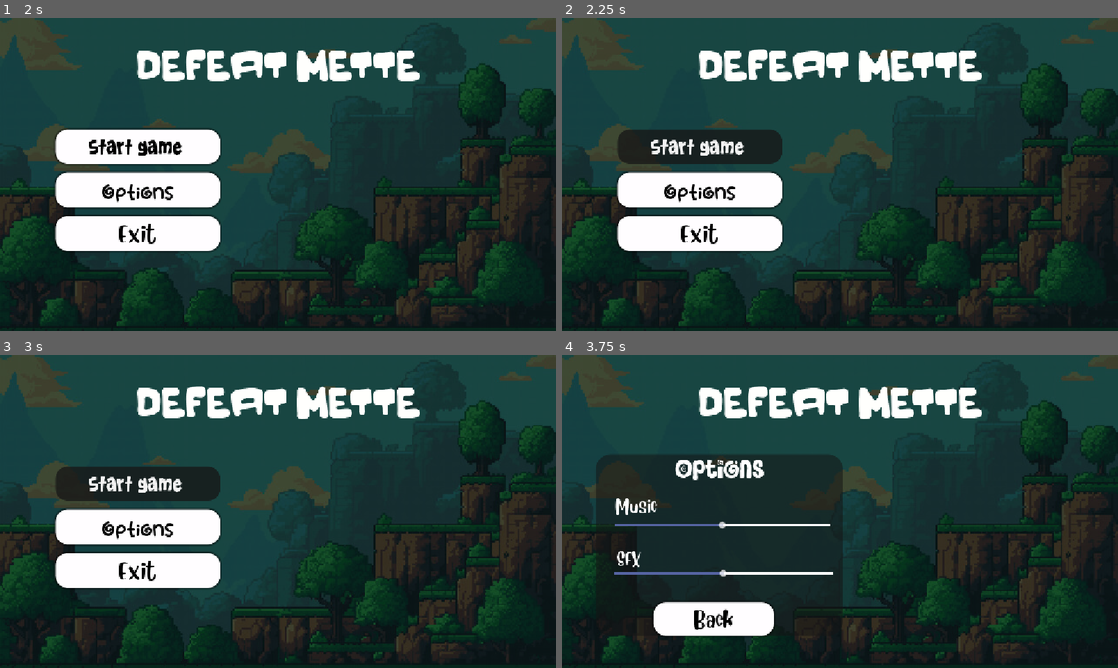
Above: before the commit, frames 1-4 (two rows, left to right).
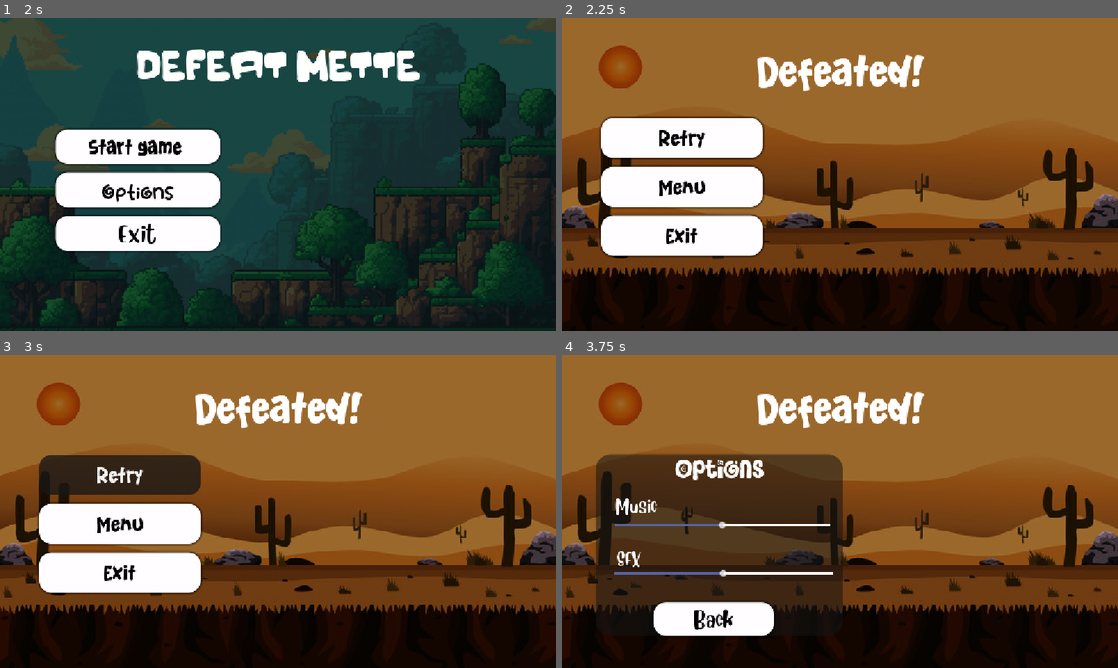
Above: after the commit, the same moments.

Repository: luellablucalpa-web/MiniEksamensprojekt-
Game: Godot game, scene res://Scenes/main_menu.tscn
Same seed, same stepped clock (60 frames per second), same inputs: the game is played once before the commit and once after it.
Inputs (mouse positions are in pixels of both pictures, inside the frame that each line leads up to):
- Up to frame 1 (2 s): click "Options" at 0.5 s; click "Back" at 1.25 s
- Up to frame 2 (2.25 s): click "Start game" at 2 s
- Up to frame 3 (3 s): click (122, 473) at 2.75 s, where only the run after the commit has a clickable "Retry"
- Up to frame 4 (3.75 s): click (684, 524) at 3.5 s, where only the run after the commit has a clickable "Menu"

Frame 1 is identical in both runs. In frame 2, 90% of the frame differs, in the area x 0-100%, y 0-100%; in frame 3, 89%; in frame 4, 89%.

Commit message:
With lose and win scenes

Diff:
--- /dev/null
+++ b/mini-eksamensprojekt/Scenes/Defeated.tscn
@@ -0,0 +1,301 @@
+[gd_scene format=3 uid="uid://b2ythbsh1dbrl"]
+
+[ext_resource type="Script" uid="uid://s5j1ds0xv460" path="res://Scripts/defeated.gd" id="1_akxo7"]
+[ext_resource type="Texture2D" uid="uid://ncgxpfpgac1" path="res://background died.jpg" id="1_yfebc"]
+[ext_resource type="FontFile" uid="uid://b8plwnnlecdob" path="res://Fonts/Batolah.otf" id="2_akxo7"]
+[ext_resource type="FontFile" uid="uid://d36gylhvvevp3" path="res://Fonts/Blueberry Personal Use Only.ttf" id="3_68a0p"]
+[ext_resource type="FontFile" uid="uid://bjnasytw608yg" path="res://Fonts/Bing Boss.otf" id="4_w1657"]
+[ext_resource type="Script" uid="uid://b6x20ama8x716" path="res://Scripts/audio_control.gd" id="6_ssowm"]
+[ext_resource type="Script" uid="uid://b5njmanow4kqg" path="res://Scripts/sfx_control.gd" id="7_vmfe7"]
+[ext_resource type="AudioStream" uid="uid://chyt133ai1keq" path="res://Audio/viacheslavstarostin-game-gaming-video-game-music-471936.mp3" id="8_ssowm"]
+
+[sub_resource type="StyleBoxTexture" id="StyleBoxTexture_len14"]
+texture = ExtResource("1_yfebc")
+modulate_color = Color(0.67240465, 0.5484236, 0.62642854, 1)
+
+[sub_resource type="StyleBoxFlat" id="StyleBoxFlat_tm5ly"]
+bg_color = Color(1, 0.99, 1, 1)
+corner_radius_top_left = 25
+corner_radius_top_right = 25
+corner_radius_bottom_right = 25
+corner_radius_bottom_left = 25
+shadow_size = 5
+
+[sub_resource type="StyleBoxFlat" id="StyleBoxFlat_yfebc"]
+corner_radius_top_left = 25
+corner_radius_top_right = 25
+corner_radius_bottom_right = 25
+corner_radius_bottom_left = 25
+
+[sub_resource type="StyleBoxFlat" id="StyleBoxFlat_akxo7"]
+bg_color = Color(0.09112144, 0.09112146, 0.09112144, 0.78431374)
+corner_radius_top_left = 25
+corner_radius_top_right = 25
+corner_radius_bottom_right = 25
+corner_radius_bottom_left = 25
+
+[sub_resource type="StyleBoxFlat" id="StyleBoxFlat_ka3l1"]
+bg_color = Color(0.08, 0.08, 0.08, 0.54509807)
+corner_radius_top_left = 30
+corner_radius_top_right = 30
+corner_radius_bottom_right = 30
+corner_radius_bottom_left = 30
+
+[sub_resource type="StyleBoxFlat" id="StyleBoxFlat_hgjwc"]
+bg_color = Color(1, 0.99, 1, 1)
+corner_radius_top_left = 25
+corner_radius_top_right = 25
+corner_radius_bottom_right = 25
+corner_radius_bottom_left = 25
+shadow_size = 5
+
+[sub_resource type="StyleBoxFlat" id="StyleBoxFlat_mqvjc"]
+corner_radius_top_left = 25
+corner_radius_top_right = 25
+corner_radius_bottom_right = 25
+corner_radius_bottom_left = 25
+
+[sub_resource type="StyleBoxFlat" id="StyleBoxFlat_huwpu"]
+bg_color = Color(0.09, 0.09, 0.09, 0.8862745)
+corner_radius_top_left = 25
+corner_radius_top_right = 25
+corner_radius_bottom_right = 25
+corner_radius_bottom_left = 25
+
+[sub_resource type="StyleBoxLine" id="StyleBoxLine_f0uth"]
+color = Color(1, 1, 1, 1)
+thickness = 6
+
+[sub_resource type="StyleBoxLine" id="StyleBoxLine_2aksl"]
+color = Color(0.33919996, 0.39434662, 0.64, 1)
+thickness = 6
+
+[sub_resource type="StyleBoxLine" id="StyleBoxLine_wthep"]
+color = Color(1, 1, 1, 1)
+thickness = 6
+
+[node name="Control" type="Control" unique_id=1888801576]
+layout_mode = 3
+anchors_preset = 15
+anchor_right = 1.0
+anchor_bottom = 1.0
+grow_horizontal = 2
+grow_vertical = 2
+script = ExtResource("1_akxo7")
+
+[node name="Background" type="Panel" parent="." unique_id=794518709]
+texture_filter = 1
+layout_mode = 1
+anchors_preset = 15
+anchor_right = 1.0
+anchor_bottom = 1.0
+grow_horizontal = 2
+grow_vertical = 2
+theme_override_styles/panel = SubResource("StyleBoxTexture_len14")
+
+[node name="Label" type="Label" parent="." unique_id=509530158]
+texture_filter = 1
+layout_mode = 1
+anchors_preset = 5
+anchor_left = 0.5
+anchor_right = 0.5
+offset_left = -173.0
+offset_top = 62.0
+offset_right = 174.0
+offset_bottom = 156.0
+grow_horizontal = 2
+theme_override_fonts/font = ExtResource("2_akxo7")
+theme_override_font_sizes/font_size = 80
+text = "Defeated!"
+
+[node name="DefeatedButtons" type="VBoxContainer" parent="." unique_id=1393375795]
+layout_mode = 1
+anchors_preset = 8
+anchor_left = 0.5
+anchor_top = 0.5
+anchor_right = 0.5
+anchor_bottom = 0.5
+offset_left = -495.0
+offset_top = -117.0
+offset_right = -160.0
+offset_bottom = 168.0
+grow_horizontal = 2
+grow_vertical = 2
+theme_override_constants/separation = 18
+
+[node name="Retry" type="Button" parent="DefeatedButtons" unique_id=1452984201]
+texture_filter = 1
+layout_mode = 2
+size_flags_vertical = 3
+theme_override_colors/font_color = Color(0, 0, 0, 1)
+theme_override_constants/h_separation = 7
+theme_override_fonts/font = ExtResource("2_akxo7")
+theme_override_font_sizes/font_size = 40
+theme_override_styles/normal = SubResource("StyleBoxFlat_tm5ly")
+theme_override_styles/pressed = SubResource("StyleBoxFlat_yfebc")
+theme_override_styles/hover = SubResource("StyleBoxFlat_akxo7")
+text = "Retry"
+
+[node name="Menu" type="Button" parent="DefeatedButtons" unique_id=1377140985]
+texture_filter = 1
+layout_mode = 2
+size_flags_vertical = 3
+theme_override_colors/font_color = Color(0, 0, 0, 1)
+theme_override_constants/h_separation = 7
+theme_override_fonts/font = ExtResource("2_akxo7")
+theme_override_font_sizes/font_size = 40
+theme_override_styles/normal = SubResource("StyleBoxFlat_tm5ly")
+theme_override_styles/pressed = SubResource("StyleBoxFlat_yfebc")
+theme_override_styles/hover = SubResource("StyleBoxFlat_akxo7")
+text = "Menu"
+
+[node name="Exit" type="Button" parent="DefeatedButtons" unique_id=1675817824]
+texture_filter = 1
+layout_mode = 2
+size_flags_vertical = 3
+theme_override_colors/font_color = Color(0, 0, 0, 1)
+theme_override_constants/h_separation = 7
+theme_override_fonts/font = ExtResource("2_akxo7")
+theme_override_font_sizes/font_size = 40
+theme_override_styles/normal = SubResource("StyleBoxFlat_tm5ly")
+theme_override_styles/pressed = SubResource("StyleBoxFlat_yfebc")
+theme_override_styles/hover = SubResource("StyleBoxFlat_akxo7")
+text = "Exit"
+
+[node name="Settings" type="Panel" parent="." unique_id=1477646030]
+layout_mode = 1
+anchors_preset = 8
+anchor_left = 0.5
+anchor_top = 0.5
+anchor_right = 0.5
+anchor_bottom = 0.5
+offset_left = -506.0
+offset_top = -118.0
+offset_right = 6.0
+offset_bottom = 257.0
+grow_horizontal = 2
+grow_vertical = 2
+theme_override_styles/panel = SubResource("StyleBoxFlat_ka3l1")
+
+[node name="Optionstitel" type="Label" parent="Settings" unique_id=1224706877]
+texture_filter = 1
+layout_mode = 1
+anchors_preset = 5
+anchor_left = 0.5
+anchor_right = 0.5
+offset_left = -254.0
+offset_right = 254.0
+offset_bottom = 79.0
+grow_horizontal = 2
+theme_override_fonts/font = ExtResource("4_w1657")
+theme_override_font_sizes/font_size = 50
+text = "Options"
+horizontal_alignment = 1
+
+[node name="Back" type="Button" parent="Settings" unique_id=1074463030]
+texture_filter = 1
+layout_mode = 1
+anchors_preset = 7
+anchor_left = 0.5
+anchor_top = 1.0
+anchor_right = 0.5
+anchor_bottom = 1.0
+offset_left = -136.0
+offset_top = -69.0
+offset_right = 113.0
+grow_horizontal = 2
+grow_vertical = 0
+size_flags_vertical = 3
+theme_override_colors/font_color = Color(0, 0, 0, 1)
+theme_override_constants/h_separation = 7
+theme_override_fonts/font = ExtResource("3_68a0p")
+theme_override_font_sizes/font_size = 35
+theme_override_styles/normal = SubResource("StyleBoxFlat_hgjwc")
+theme_override_styles/pressed = SubResource("StyleBoxFlat_mqvjc")
+theme_override_styles/hover = SubResource("StyleBoxFlat_huwpu")
+text = "Back
+"
+
+[node name="Music" type="Label" parent="Settings" unique_id=827319002]
+texture_filter = 1
+layout_mode = 1
+anchors_preset = -1
+anchor_left = 0.16800001
+anchor_top = 0.28500003
+anchor_right = 0.16800001
+anchor_bottom = 0.28500003
+offset_left = -46.016006
+offset_top = -17.875008
+offset_right = 45.983994
+offset_bottom = 18.124992
+theme_override_fonts/font = ExtResource("3_68a0p")
+theme_override_font_sizes/font_size = 30
+text = "Music"
+
+[node name="MusicControl" type="HSlider" parent="Settings" unique_id=2116199082]
+layout_mode = 1
+anchors_preset = -1
+anchor_left = 0.5
+anchor_top = 0.41300002
+anchor_right = 0.5
+anchor_bottom = 0.41300002
+offset_left = -216.0
+offset_top = -34.875
+offset_right = 228.0
+offset_bottom = 18.125
+grow_horizontal = 2
+grow_vertical = 2
+theme_override_styles/slider = SubResource("StyleBoxLine_f0uth")
+theme_override_styles/grabber_area = SubResource("StyleBoxLine_2aksl")
+theme_override_styles/grabber_area_highlight = SubResource("StyleBoxLine_2aksl")
+max_value = 1.0
+step = 0.05
+value = 0.5
+script = ExtResource("6_ssowm")
+audio_bus_name = "Music"
+
+[node name="SFXControl" type="HSlider" parent="Settings" unique_id=1385937984]
+layout_mode = 1
+anchors_preset = 10
+anchor_right = 1.0
+offset_left = 38.0
+offset_top = 215.0
+offset_right = -21.0
+offset_bottom = 277.0
+grow_horizontal = 2
+theme_override_styles/slider = SubResource("StyleBoxLine_wthep")
+theme_override_styles/grabber_area = SubResource("StyleBoxLine_2aksl")
+theme_override_styles/grabber_area_highlight = SubResource("StyleBoxLine_2aksl")
+max_value = 1.0
+step = 0.05
+value = 0.5
+script = ExtResource("7_vmfe7")
+audio_bus_name = "SFX"
+
+[node name="Label" type="Label" parent="Settings" unique_id=1484927634]
+texture_filter = 1
+layout_mode = 1
+anchors_preset = -1
+anchor_left = 0.136
+anchor_top = 0.573
+anchor_right = 0.136
+anchor_bottom = 0.573
+offset_left = -25.632004
+offset_top = -17.875
+offset_right = 25.367996
+offset_bottom = 18.125
+theme_override_fonts/font = ExtResource("3_68a0p")
+theme_override_font_sizes/font_size = 30
+text = "SFX"
+
+[node name="AudioStreamPlayer" type="AudioStreamPlayer" parent="." unique_id=189785504]
+stream = ExtResource("8_ssowm")
+autoplay = true
+bus = &"Music"
+
+[connection signal="pressed" from="DefeatedButtons/Retry" to="." method="_on_retry_pressed"]
+[connection signal="pressed" from="DefeatedButtons/Menu" to="." method="_on_menu_pressed"]
+[connection signal="pressed" from="DefeatedButtons/Exit" to="." method="_on_exit_pressed"]
+[connection signal="pressed" from="Settings/Back" to="." method="_on_back_pressed"]
+[connection signal="value_changed" from="Settings/MusicControl" to="Settings/MusicControl" method="_on_value_changed"]
+[connection signal="value_changed" from="Settings/SFXControl" to="Settings/SFXControl" method="_on_value_changed"]
--- /dev/null
+++ b/mini-eksamensprojekt/Scenes/YouWin.tscn
@@ -0,0 +1,295 @@
+[gd_scene format=3 uid="uid://b1emr41vtx3wm"]
+
+[ext_resource type="Script" uid="uid://xis3hj2ij1m2" path="res://Scenes/you_win.gd" id="1_mk7mp"]
+[ext_resource type="Texture2D" uid="uid://dc5ld5eexgo0d" path="res://360_F_831988205_ciQDkxbr71CavhwZKYPdlPopTTjqwCDE.jpg" id="2_krre8"]
+[ext_resource type="FontFile" uid="uid://bjnasytw608yg" path="res://Fonts/Bing Boss.otf" id="3_4swim"]
+[ext_resource type="AudioStream" uid="uid://chyt133ai1keq" path="res://Audio/viacheslavstarostin-game-gaming-video-game-music-471936.mp3" id="4_lhdbq"]
+[ext_resource type="FontFile" uid="uid://b8plwnnlecdob" path="res://Fonts/Batolah.otf" id="5_2snqa"]
+[ext_resource type="FontFile" uid="uid://d36gylhvvevp3" path="res://Fonts/Blueberry Personal Use Only.ttf" id="6_op5km"]
+[ext_resource type="Script" uid="uid://b6x20ama8x716" path="res://Scripts/audio_control.gd" id="7_bo2x7"]
+[ext_resource type="Script" uid="uid://b5njmanow4kqg" path="res://Scripts/sfx_control.gd" id="8_vjlgg"]
+
+[sub_resource type="StyleBoxTexture" id="StyleBoxTexture_1bf6o"]
+texture = ExtResource("2_krre8")
+modulate_color = Color(0.38922495, 0.72882825, 0.8364191, 0.7529412)
+
+[sub_resource type="StyleBoxFlat" id="StyleBoxFlat_15v33"]
+bg_color = Color(1, 0.99, 1, 1)
+corner_radius_top_left = 25
+corner_radius_top_right = 25
+corner_radius_bottom_right = 25
+corner_radius_bottom_left = 25
+shadow_size = 5
+
+[sub_resource type="StyleBoxFlat" id="StyleBoxFlat_nu2xh"]
+corner_radius_top_left = 25
+corner_radius_top_right = 25
+corner_radius_bottom_right = 25
+corner_radius_bottom_left = 25
+
+[sub_resource type="StyleBoxFlat" id="StyleBoxFlat_m5yci"]
+bg_color = Color(0.09112144, 0.09112146, 0.09112144, 0.78431374)
+corner_radius_top_left = 25
+corner_radius_top_right = 25
+corner_radius_bottom_right = 25
+corner_radius_bottom_left = 25
+
+[sub_resource type="StyleBoxFlat" id="StyleBoxFlat_22l35"]
+bg_color = Color(0.08, 0.08, 0.08, 0.54509807)
+corner_radius_top_left = 30
+corner_radius_top_right = 30
+corner_radius_bottom_right = 30
+corner_radius_bottom_left = 30
+
+[sub_resource type="StyleBoxFlat" id="StyleBoxFlat_ddh8r"]
+bg_color = Color(1, 0.99, 1, 1)
+corner_radius_top_left = 25
+corner_radius_top_right = 25
+corner_radius_bottom_right = 25
+corner_radius_bottom_left = 25
+shadow_size = 5
+
+[sub_resource type="StyleBoxFlat" id="StyleBoxFlat_adgjv"]
+corner_radius_top_left = 25
+corner_radius_top_right = 25
+corner_radius_bottom_right = 25
+corner_radius_bottom_left = 25
+
+[sub_resource type="StyleBoxFlat" id="StyleBoxFlat_rsd3y"]
+bg_color = Color(0.09, 0.09, 0.09, 0.8862745)
+corner_radius_top_left = 25
+corner_radius_top_right = 25
+corner_radius_bottom_right = 25
+corner_radius_bottom_left = 25
+
+[sub_resource type="StyleBoxLine" id="StyleBoxLine_3w5o0"]
+color = Color(1, 1, 1, 1)
+thickness = 6
+
+[sub_resource type="StyleBoxLine" id="StyleBoxLine_mhs6w"]
+color = Color(0.33919996, 0.39434662, 0.64, 1)
+thickness = 6
+
+[sub_resource type="StyleBoxLine" id="StyleBoxLine_51r5o"]
+color = Color(1, 1, 1, 1)
+thickness = 6
+
+[node name="Control" type="Control" unique_id=292585434]
+layout_mode = 3
+anchors_preset = 15
+anchor_right = 1.0
+anchor_bottom = 1.0
+grow_horizontal = 2
+grow_vertical = 2
+script = ExtResource("1_mk7mp")
+
+[node name="Panel" type="Panel" parent="." unique_id=1967018845]
+layout_mode = 1
+anchors_preset = 15
+anchor_right = 1.0
+anchor_bottom = 1.0
+grow_horizontal = 2
+grow_vertical = 2
+theme_override_styles/panel = SubResource("StyleBoxTexture_1bf6o")
+
+[node name="Label" type="Label" parent="." unique_id=1153011969]
+layout_mode = 0
+offset_left = 366.0
+offset_top = 50.0
+offset_right = 804.0
+offset_bottom = 174.0
+theme_override_fonts/font = ExtResource("3_4swim")
+theme_override_font_sizes/font_size = 100
+text = "You won!"
+
+[node name="AudioStreamPlayer" type="AudioStreamPlayer" parent="." unique_id=23822984]
+stream = ExtResource("4_lhdbq")
+autoplay = true
+bus = &"Music"
+
+[node name="YouwinButtons" type="VBoxContainer" parent="." unique_id=90563962]
+layout_mode = 1
+anchors_preset = 8
+anchor_left = 0.5
+anchor_top = 0.5
+anchor_right = 0.5
+anchor_bottom = 0.5
+offset_left = -495.0
+offset_top = -117.0
+offset_right = -160.0
+offset_bottom = 168.0
+grow_horizontal = 2
+grow_vertical = 2
+theme_override_constants/separation = 18
+
+[node name="Retry" type="Button" parent="YouwinButtons" unique_id=1432394772]
+texture_filter = 1
+layout_mode = 2
+size_flags_vertical = 3
+theme_override_colors/font_color = Color(0, 0, 0, 1)
+theme_override_constants/h_separation = 7
+theme_override_fonts/font = ExtResource("5_2snqa")
+theme_override_font_sizes/font_size = 40
+theme_override_styles/normal = SubResource("StyleBoxFlat_15v33")
+theme_override_styles/pressed = SubResource("StyleBoxFlat_nu2xh")
+theme_override_styles/hover = SubResource("StyleBoxFlat_m5yci")
+text = "Next"
+
+[node name="Menu" type="Button" parent="YouwinButtons" unique_id=1617595352]
+texture_filter = 1
+layout_mode = 2
+size_flags_vertical = 3
+theme_override_colors/font_color = Color(0, 0, 0, 1)
+theme_override_constants/h_separation = 7
+theme_override_fonts/font = ExtResource("5_2snqa")
+theme_override_font_sizes/font_size = 40
+theme_override_styles/normal = SubResource("StyleBoxFlat_15v33")
+theme_override_styles/pressed = SubResource("StyleBoxFlat_nu2xh")
+theme_override_styles/hover = SubResource("StyleBoxFlat_m5yci")
+text = "Menu"
+
+[node name="Exit" type="Button" parent="YouwinButtons" unique_id=524516790]
+texture_filter = 1
+layout_mode = 2
+size_flags_vertical = 3
+theme_override_colors/font_color = Color(0, 0, 0, 1)
+theme_override_constants/h_separation = 7
+theme_override_fonts/font = ExtResource("5_2snqa")
+theme_override_font_sizes/font_size = 40
+theme_override_styles/normal = SubResource("StyleBoxFlat_15v33")
+theme_override_styles/pressed = SubResource("StyleBoxFlat_nu2xh")
+theme_override_styles/hover = SubResource("StyleBoxFlat_m5yci")
+text = "Exit"
+
+[node name="Settings" type="Panel" parent="." unique_id=213211915]
+layout_mode = 1
+anchors_preset = 8
+anchor_left = 0.5
+anchor_top = 0.5
+anchor_right = 0.5
+anchor_bottom = 0.5
+offset_left = -506.0
+offset_top = -118.0
+offset_right = 6.0
+offset_bottom = 257.0
+grow_horizontal = 2
+grow_vertical = 2
+theme_override_styles/panel = SubResource("StyleBoxFlat_22l35")
+
+[node name="Optionstitel" type="Label" parent="Settings" unique_id=977493934]
+texture_filter = 1
+layout_mode = 1
+anchors_preset = 5
+anchor_left = 0.5
+anchor_right = 0.5
+offset_left = -254.0
+offset_right = 254.0
+offset_bottom = 79.0
+grow_horizontal = 2
+theme_override_fonts/font = ExtResource("3_4swim")
+theme_override_font_sizes/font_size = 50
+text = "Options"
+horizontal_alignment = 1
+
+[node name="Back" type="Button" parent="Settings" unique_id=1058949579]
+texture_filter = 1
+layout_mode = 1
+anchors_preset = 7
+anchor_left = 0.5
+anchor_top = 1.0
+anchor_right = 0.5
+anchor_bottom = 1.0
+offset_left = -136.0
+offset_top = -69.0
+offset_right = 113.0
+grow_horizontal = 2
+grow_vertical = 0
+size_flags_vertical = 3
+theme_override_colors/font_color = Color(0, 0, 0, 1)
+theme_override_constants/h_separation = 7
+theme_override_fonts/font = ExtResource("6_op5km")
+theme_override_font_sizes/font_size = 35
+theme_override_styles/normal = SubResource("StyleBoxFlat_ddh8r")
+theme_override_styles/pressed = SubResource("StyleBoxFlat_adgjv")
+theme_override_styles/hover = SubResource("StyleBoxFlat_rsd3y")
+text = "Back
+"
+
+[node name="Music" type="Label" parent="Settings" unique_id=1913453205]
+texture_filter = 1
+layout_mode = 1
+anchors_preset = -1
+anchor_left = 0.16800001
+anchor_top = 0.28500003
+anchor_right = 0.16800001
+anchor_bottom = 0.28500003
+offset_left = -46.016006
+offset_top = -17.875008
+offset_right = 45.983994
+offset_bottom = 18.124992
+theme_override_fonts/font = ExtResource("6_op5km")
+theme_override_font_sizes/font_size = 30
+text = "Music"
+
+[node name="MusicControl" type="HSlider" parent="Settings" unique_id=999367305]
+layout_mode = 1
+anchors_preset = -1
+anchor_left = 0.5
+anchor_top = 0.41300002
+anchor_right = 0.5
+anchor_bottom = 0.41300002
+offset_left = -216.0
+offset_top = -34.875
+offset_right = 228.0
+offset_bottom = 18.125
+grow_horizontal = 2
+grow_vertical = 2
+theme_override_styles/slider = SubResource("StyleBoxLine_3w5o0")
+theme_override_styles/grabber_area = SubResource("StyleBoxLine_mhs6w")
+theme_override_styles/grabber_area_highlight = SubResource("StyleBoxLine_mhs6w")
+max_value = 1.0
+step = 0.05
+value = 0.5
+script = ExtResource("7_bo2x7")
+audio_bus_name = "Music"
+
+[node name="SFXControl" type="HSlider" parent="Settings" unique_id=159788824]
+layout_mode = 1
+anchors_preset = 10
+anchor_right = 1.0
+offset_left = 38.0
+offset_top = 215.0
+offset_right = -21.0
+offset_bottom = 277.0
+grow_horizontal = 2
+theme_override_styles/slider = SubResource("StyleBoxLine_51r5o")
+theme_override_styles/grabber_area = SubResource("StyleBoxLine_mhs6w")
+theme_override_styles/grabber_area_highlight = SubResource("StyleBoxLine_mhs6w")
+max_value = 1.0
+step = 0.05
+value = 0.5
+script = ExtResource("8_vjlgg")
+audio_bus_name = "SFX"
+
+[node name="Label" type="Label" parent="Settings" unique_id=1372681014]
+texture_filter = 1
+layout_mode = 1
+anchors_preset = -1
+anchor_left = 0.136
+anchor_top = 0.573
+anchor_right = 0.136
+anchor_bottom = 0.573
+offset_left = -25.632004
+offset_top = -17.875
+offset_right = 25.367996
+offset_bottom = 18.125
+theme_override_fonts/font = ExtResource("6_op5km")
+theme_override_font_sizes/font_size = 30
+text = "SFX"
+
+[connection signal="pressed" from="YouwinButtons/Retry" to="." method="_on_retry_pressed"]
+[connection signal="pressed" from="YouwinButtons/Menu" to="." method="_on_menu_pressed"]
+[connection signal="pressed" from="YouwinButtons/Exit" to="." method="_on_exit_pressed"]
+[connection signal="pressed" from="Settings/Back" to="." method="_on_back_pressed"]
+[connection signal="value_changed" from="Settings/MusicControl" to="Settings/MusicControl" method="_on_value_changed"]
+[connection signal="value_changed" from="Settings/SFXControl" to="Settings/SFXControl" method="_on_value_changed"]
--- /dev/null
+++ b/mini-eksamensprojekt/Scenes/you_win.gd
@@ -0,0 +1,31 @@
+extends Control
+@onready var youwin_buttons: VBoxContainer = $YouwinButtons
+@onready var settings: Panel = $Settings
+
+
+# Called every frame. 'delta' is the elapsed time since the previous frame.
+func _process(delta: float) -> void:
+	pass
+
+
+# Called when the node enters the scene tree for the first time.
+func _ready() -> void:
+	youwin_buttons.visible = true
+	settings.visible = false
+
+
+func _on_exit_pressed() -> void:
+		get_tree().quit()
+
+
+func _on_retry_pressed() -> void:
+	pass # Replace with function body.
+
+
+func _on_menu_pressed() -> void:
+	youwin_buttons.visible = false
+	settings.visible = true
+
+
+func _on_back_pressed() -> void:
+	_ready()
--- /dev/null
+++ b/mini-eksamensprojekt/Scripts/defeated.gd
@@ -0,0 +1,31 @@
+extends Control
+@onready var defeated_buttons: VBoxContainer = $DefeatedButtons
+@onready var settings: Panel = $Settings
+
+
+# Called every frame. 'delta' is the elapsed time since the previous frame.
+func _process(delta: float) -> void:
+	pass
+
+
+# Called when the node enters the scene tree for the first time.
+func _ready() -> void:
+	defeated_buttons.visible = true
+	settings.visible = false
+
+
+func _on_exit_pressed() -> void:
+		get_tree().quit()
+
+
+func _on_retry_pressed() -> void:
+	pass # Replace with function body.
+
+
+func _on_menu_pressed() -> void:
+	defeated_buttons.visible = false
+	settings.visible = true
+
+
+func _on_back_pressed() -> void:
+	_ready()
--- a/mini-eksamensprojekt/Scripts/main_menu.gd
+++ b/mini-eksamensprojekt/Scripts/main_menu.gd
@@ -14,7 +14,7 @@
 
 
 func _on_start_game_pressed() -> void:
-	pass
+	get_tree().change_scene_to_file("res://Scenes/Defeated.tscn")
 
 
 func _on_options_pressed() -> void:
--- a/mini-eksamensprojekt/project.godot
+++ b/mini-eksamensprojekt/project.godot
@@ -25,7 +25,6 @@
 
 [display]
 
-window/size/mode=3
 window/stretch/mode="canvas_items"
 window/stretch/aspect="expand"
 
Binary file added: mini-eksamensprojekt/360_F_831988205_ciQDkxbr71CavhwZKYPdlPopTTjqwCDE.jpg
Not shown, added: mini-eksamensprojekt/360_F_831988205_ciQDkxbr71CavhwZKYPdlPopTTjqwCDE.jpg.import
Not shown, added: mini-eksamensprojekt/Scenes/you_win.gd.uid
Not shown, added: mini-eksamensprojekt/Scripts/defeated.gd.uid
Binary file added: mini-eksamensprojekt/background died.jpg
Not shown, added: mini-eksamensprojekt/background died.jpg.import
